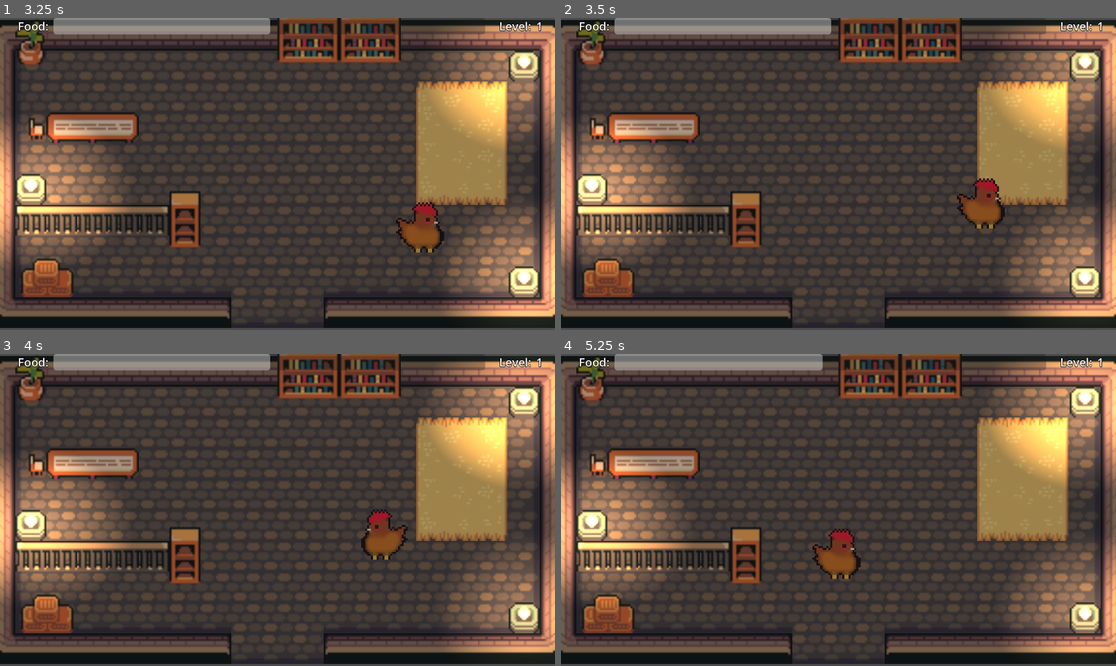
Above: before the commit, frames 1-4 (two rows, left to right).
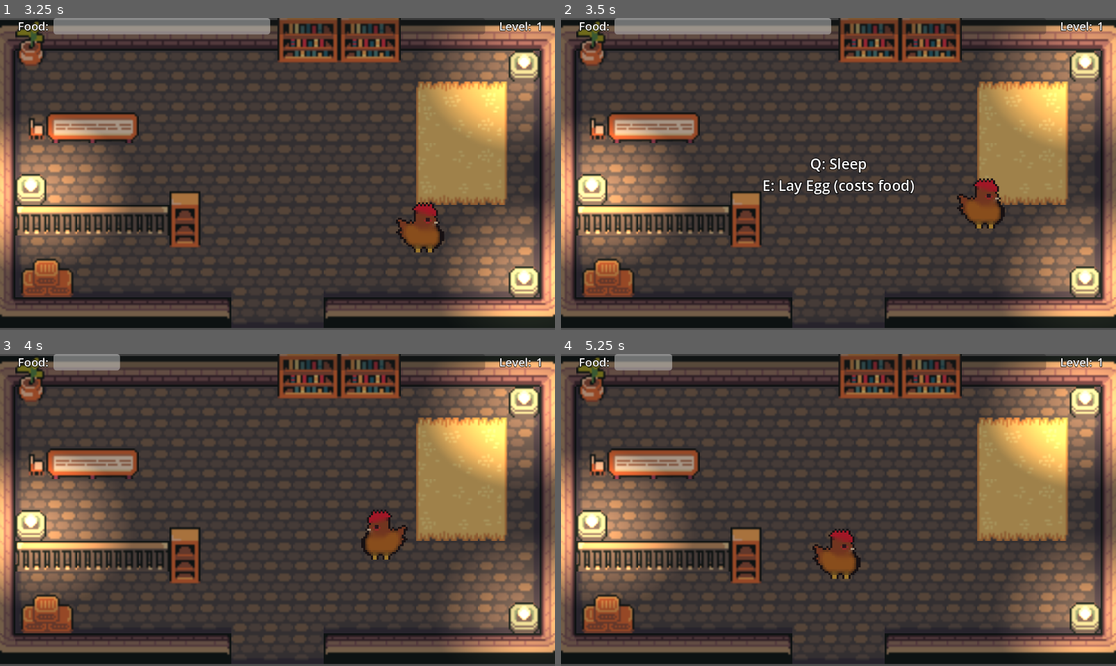
Above: after the commit, the same moments.

Repository: jackfruitgames/chickeeen
Game: Godot game, scene res://scenes/house/house.tscn
The game is run twice, just before and just after one commit, with the same random seed, the same clock (stepped at 60 frames per second) and the same inputs. This scene is started directly instead of the project's main scene.
Inputs:
- Up to frame 1 (3.25 s): tap Enter at 0.5 s; hold Right (move_right) 0.53-1.28 s; tap E (lay_egg, bound only after the commit) at 0.6, 1.55, 2.1, 3.05 s; tap Q (sleep, bound only after the commit) at 0.8, 1.35, 2.3, 2.85 s; hold Down (move_down) 1.28-2.03 s; tap Space at 2 s; hold Right (move_right) 2.03-2.78 s; hold Up (move_up) from 2.78 s (still down)
- Up to frame 2 (3.5 s): keep holding Up (move_up)
- Up to frame 3 (4 s): release Up (move_up) at 3.53 s; hold Left (move_left) from 3.53 s (still down); tap E (lay_egg, bound only after the commit) at 3.6 s; tap Q (sleep, bound only after the commit) at 3.8 s
- Up to frame 4 (5.25 s): tap Q (sleep, bound only after the commit) at 4.35 s; tap E (lay_egg, bound only after the commit) at 4.55, 5.1 s; release Left (move_left) at 5.03 s; hold Down (move_down) from 5.03 s (still down)

Frame 1 is identical in both runs. In frame 2, 0.9% of the frame differs, in the area x 36-64%, y 44-57%; in frame 3, 1.4%; in frame 4, 1.5%, in the area x 19-48%, y 0-6%.

Commit message:
😴🥚: chicken can lay eggs and sleep in the house

Diff:
--- a/global/gameState.gd
+++ b/global/gameState.gd
@@ -5,6 +5,7 @@
 const MAX_EATING_SCORE := 100
 var score := INITIAL_SCORE
 var level := 1
+var eggs := 0
 
 # -- game daytime state
 const TIME_FACTOR = 1/0.1
@@ -15,9 +16,17 @@
 var dawn_time := DAWN_TIME
 var day_duration := DAY_DURATION
 
+
+func skip_night():
+	is_night = false
+	dawn_time = DAWN_TIME
+	day_duration = DAY_DURATION
+
+
 func reset_game():
 	score = INITIAL_SCORE
 	level = 1
 	is_night = false
 	dawn_time = DAWN_TIME
 	day_duration = DAY_DURATION
+	eggs = 0
--- a/project.godot
+++ b/project.godot
@@ -45,6 +45,16 @@
 , Object(InputEventKey,"resource_local_to_scene":false,"resource_name":"","device":-1,"window_id":0,"alt_pressed":false,"shift_pressed":false,"ctrl_pressed":false,"meta_pressed":false,"pressed":false,"keycode":0,"physical_keycode":83,"key_label":0,"unicode":115,"echo":false,"script":null)
 ]
 }
+sleep={
+"deadzone": 0.5,
+"events": [Object(InputEventKey,"resource_local_to_scene":false,"resource_name":"","device":-1,"window_id":0,"alt_pressed":false,"shift_pressed":false,"ctrl_pressed":false,"meta_pressed":false,"pressed":false,"keycode":0,"physical_keycode":81,"key_label":0,"unicode":113,"echo":false,"script":null)
+]
+}
+lay_egg={
+"deadzone": 0.5,
+"events": [Object(InputEventKey,"resource_local_to_scene":false,"resource_name":"","device":-1,"window_id":0,"alt_pressed":false,"shift_pressed":false,"ctrl_pressed":false,"meta_pressed":false,"pressed":false,"keycode":0,"physical_keycode":69,"key_label":0,"unicode":101,"echo":false,"script":null)
+]
+}
 
 [rendering]
 
--- /dev/null
+++ b/scenes/house/Matress.gd
@@ -0,0 +1,24 @@
+extends Area2D
+
+var chicken_is_on_matress := false
+var night_skipped := false
+
+func _process(delta):
+	if chicken_is_on_matress:
+		if Input.is_action_just_pressed("lay_egg"):
+			if GameState.score >= 40:
+				GameState.eggs += 1
+				GameState.score -= 25
+		elif Input.is_action_just_pressed("sleep") && !night_skipped:
+			print("sleep")
+			GameState.score -= 10
+			night_skipped = true
+			GameState.skip_night()
+
+func _on_body_entered(body):
+	chicken_is_on_matress = true
+	$CanvasLayer.visible = true
+
+func _on_body_exited(body):
+	chicken_is_on_matress = false
+	$CanvasLayer.visible = false
--- a/scenes/house/house.tscn
+++ b/scenes/house/house.tscn
@@ -10,6 +10,7 @@
 [ext_resource type="Texture2D" uid="uid://boeklga56d7hn" path="res://assets/Tilesets/TilesetDungeon.png" id="5_qkits"]
 [ext_resource type="AudioStream" uid="uid://cg621net1qrit" path="res://assets/music/guitar-mellow-beat-20221122-128596.mp3" id="6_avb7m"]
 [ext_resource type="Script" path="res://scenes/house/torch.gd" id="10_j3j5t"]
+[ext_resource type="Script" path="res://scenes/house/Matress.gd" id="11_vgyk7"]
 
 [sub_resource type="TileSetAtlasSource" id="TileSetAtlasSource_lrxv5"]
 texture = ExtResource("1_64b3a")
@@ -1763,6 +1764,9 @@
 fill = 1
 fill_from = Vector2(0.525641, 0.521368)
 
+[sub_resource type="RectangleShape2D" id="RectangleShape2D_b6kwt"]
+size = Vector2(45, 62)
+
 [node name="house" type="Node2D"]
 
 [node name="Indoors" type="TileMap" parent="."]
@@ -1834,4 +1838,33 @@
 texture = SubResource("GradientTexture2D_uhb2u")
 script = ExtResource("10_j3j5t")
 
+[node name="Matress" type="Area2D" parent="."]
+script = ExtResource("11_vgyk7")
+
+[node name="CollisionShape2D" type="CollisionShape2D" parent="Matress"]
+position = Vector2(199.5, 64)
+shape = SubResource("RectangleShape2D_b6kwt")
+
+[node name="CanvasLayer" type="CanvasLayer" parent="Matress"]
+visible = false
+
+[node name="MatressOptions" type="Label" parent="Matress/CanvasLayer"]
+anchors_preset = 14
+anchor_top = 0.5
+anchor_right = 1.0
+anchor_bottom = 0.5
+offset_top = -26.0
+offset_bottom = 26.0
+grow_horizontal = 2
+grow_vertical = 2
+size_flags_vertical = 1
+theme_override_colors/font_outline_color = Color(0, 0, 0, 1)
+theme_override_constants/outline_size = 6
+theme_override_font_sizes/font_size = 30
+text = "Q: Sleep
+E: Lay Egg (costs food)"
+horizontal_alignment = 1
+
 [connection signal="body_entered" from="Door" to="Door" method="_on_body_entered"]
+[connection signal="body_entered" from="Matress" to="Matress" method="_on_body_entered"]
+[connection signal="body_exited" from="Matress" to="Matress" method="_on_body_exited"]
Not shown: 1 places in scenes/house/house.tscn that only renumber resources
